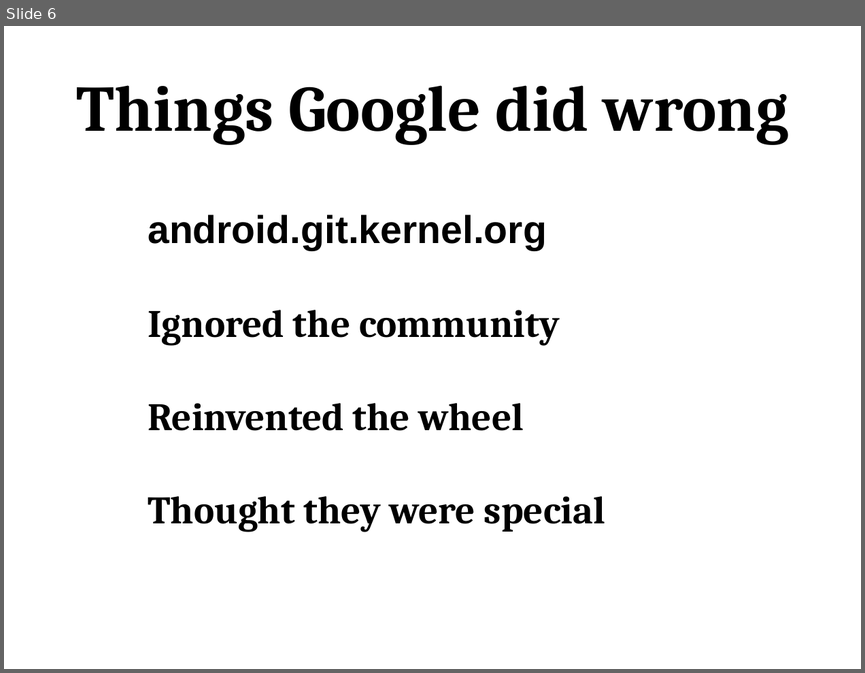
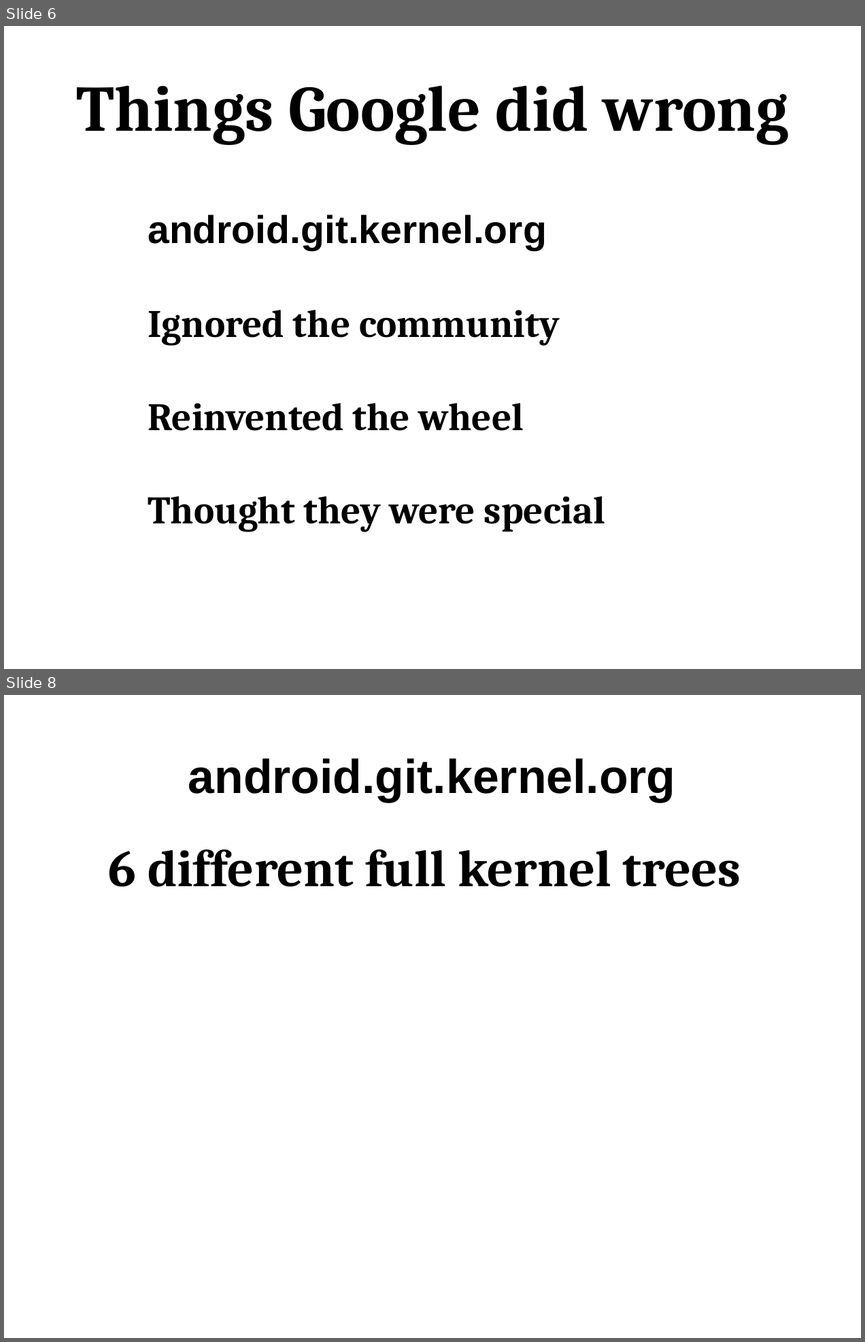
Before and after one commit to gregkh/android-presentation, a slide deck: android-kernel.odp. Shown one above the other, each under a label of ours: slide 6 before the commit, slides 6 and 8 after it; the slides between them are not shown. The pictures are 865x673 and 865x1342 pixels, drawn with LibreOffice and Linux fonts; fonts in the diff are those of the drawing. Boxes give left, top, right and bottom in pixels: in the first picture for what was removed or moved away, otherwise in the second. Text is boxed around its words. In the diff, an @@ line names an element or a change of style, - is before the commit and + after.

```diff
--- a/android-kernel.odp
+++ b/android-kernel.odp
@@ slide 8 added at (4,695,861,1338), background #FFFFFF @@
@@ title added at (188,758,676,802), 44 pt, text #000000, bold @@
+android.git.kernel.org
@@ text added at (108,849,740,887), 48 pt, text #000000, bold @@
+6 different full kernel trees
```
Also in this commit, not shown: 9 other slides added, 2 other files.
